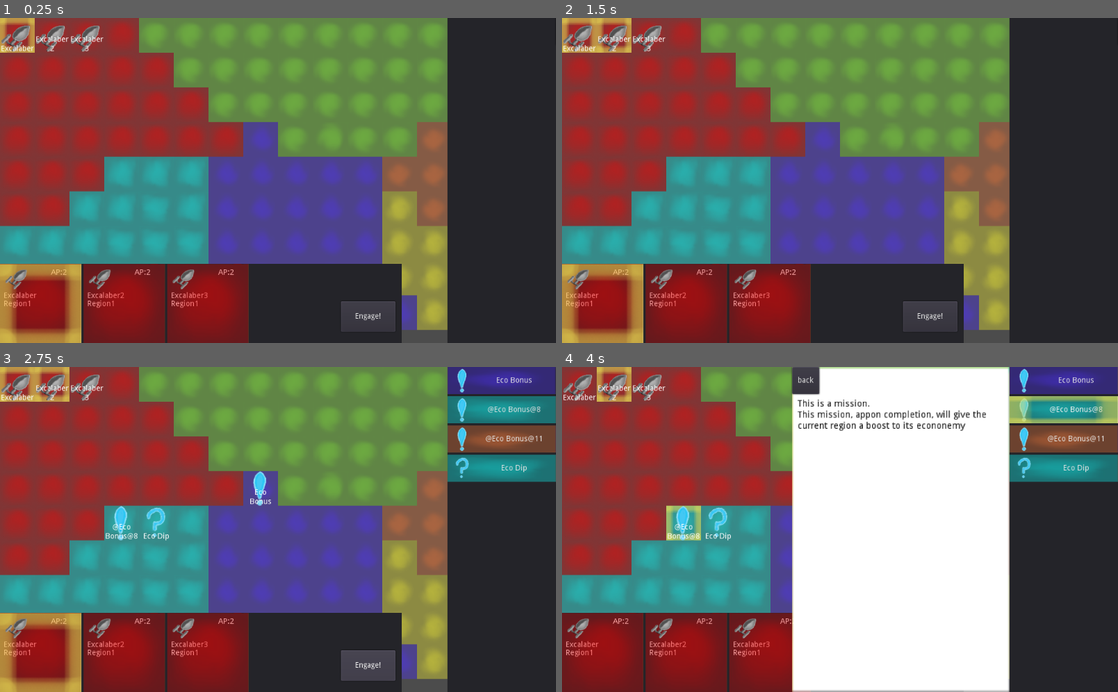
Above: before the commit, frames 1-4 (two rows, left to right).
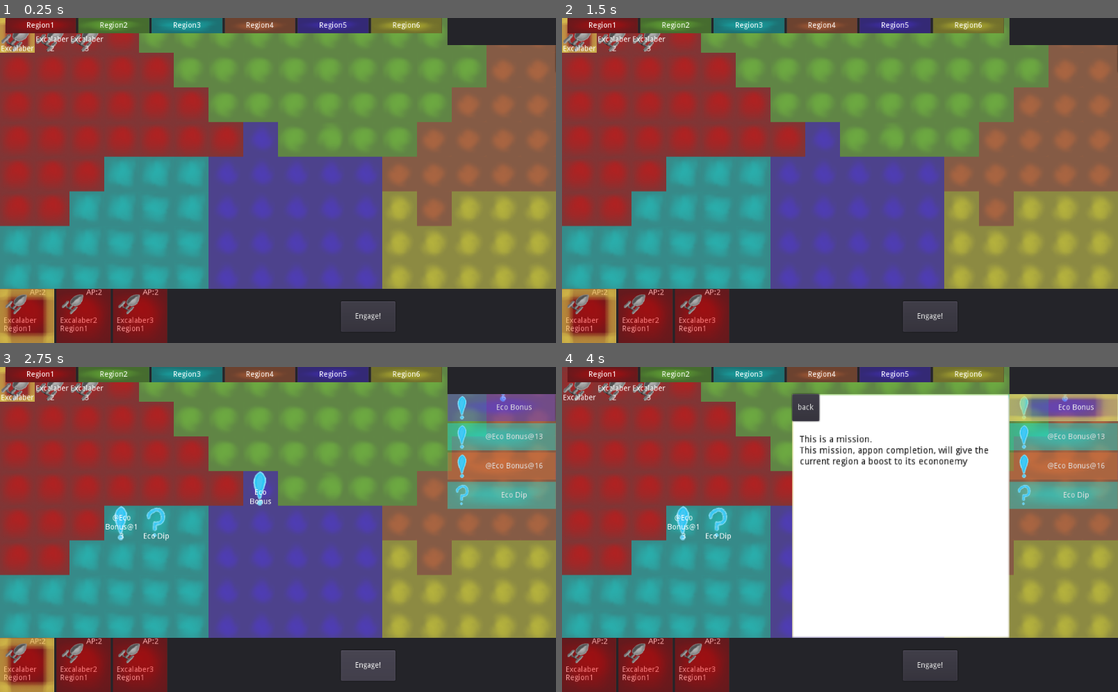
Above: after the commit, the same moments.

Repository: AngryMajor/StarShipGame
Game: Godot game, scene res://General/Main.tscn
Same seed, same stepped clock (60 frames per second), same inputs: the game is played once before the commit and once after it.
Inputs (mouse positions are in pixels of both pictures, inside the frame that each line leads up to):
- Up to frame 1 (0.25 s): no input
- Up to frame 2 (1.5 s): click (600, 24) at 0.5 s, where only the run after the commit has a clickable "Region1"; click (600, 304) at 1.27 s
- Up to frame 3 (2.75 s): click "Engage!" at 2 s
- Up to frame 4 (4 s): click "Eco Bonus" at 2.75 s; click (1062, 409) at 3.5 s, where only the run before the commit has a clickable "@Eco Bonus@8"

The runs differ from the first frame. In frame 1, 30% of the frame differs, in the area x 0-100%, y 0-100%; in frame 2, 31%; in frame 3, 32%; in frame 4, 38%.

Commit message:
added basic RegionList UI and re arranged ui to fit it

Diff:
--- a/General/HighlightComp.gd
+++ b/General/HighlightComp.gd
@@ -60,8 +60,8 @@
 	else:
 		var old_selection_coords = selected_coords
 		selected_coords = null
-		emit_signal("data_updated",old_selection_coords)
-
+		if old_selection_coords != null:
+			emit_signal("data_updated",old_selection_coords)
 
 
 func set_selected(coord):
--- a/General/Main.tscn
+++ b/General/Main.tscn
@@ -14,6 +14,8 @@
 [ext_resource path="res://General/MissionDetailsUI.gd" type="Script" id=12]
 [ext_resource path="res://General/ShipPannel.gd" type="Script" id=13]
 [ext_resource path="res://General/DeselectButton.gd" type="Script" id=14]
+[ext_resource path="res://RegionCard.tscn" type="PackedScene" id=15]
+[ext_resource path="res://General/RegionList.gd" type="Script" id=16]
 [ext_resource path="res://MouseController/MouseStates/RegionInspect.gd" type="Script" id=17]
 [ext_resource path="res://MouseController/MouseStates/TestState.gd" type="Script" id=18]
 [ext_resource path="res://MouseController/MouseStates/MisssionInspector.gd" type="Script" id=19]
@@ -65,10 +67,7 @@
 anchor_top = 1.0
 anchor_right = 1.0
 anchor_bottom = 1.0
-margin_top = -146.0
-margin_right = -284.0
-margin_bottom = 2.0
-rect_min_size = Vector2( 0, 100 )
+margin_top = -100.0
 script = ExtResource( 13 )
 __meta__ = {
 "_edit_group_": true
@@ -99,34 +98,38 @@
 script = ExtResource( 9 )
 
 [node name="MissionList" parent="GUILayer" instance=ExtResource( 5 )]
+margin_bottom = -100.0
 _MissionList = NodePath("../../World/Components/MissionComp/MissionList")
 
-[node name="MissionDetails" type="Control" parent="GUILayer"]
+[node name="MissionDetails" type="Control" parent="GUILayer/MissionList"]
 anchor_left = 1.0
 anchor_right = 1.0
 anchor_bottom = 1.0
+margin_right = 400.0
 rect_min_size = Vector2( 400, 0 )
 script = ExtResource( 12 )
 
-[node name="TextureRect" type="TextureRect" parent="GUILayer/MissionDetails"]
+[node name="TextureRect" type="TextureRect" parent="GUILayer/MissionList/MissionDetails"]
 anchor_right = 1.0
 anchor_bottom = 1.0
+margin_top = 50.0
 texture = SubResource( 1 )
 expand = true
 
-[node name="Button" type="Button" parent="GUILayer/MissionDetails"]
+[node name="Button" type="Button" parent="GUILayer/MissionList/MissionDetails"]
+margin_top = 50.0
 margin_right = 50.0
-margin_bottom = 50.0
+margin_bottom = 100.0
 text = "back"
 script = ExtResource( 14 )
 
-[node name="TextBlock" type="Label" parent="GUILayer/MissionDetails"]
+[node name="TextBlock" type="Label" parent="GUILayer/MissionList/MissionDetails"]
 modulate = Color( 0, 0, 0, 1 )
 anchor_right = 1.0
-margin_left = 10.0
-margin_top = 60.0
-margin_right = -84.0
-margin_bottom = 295.0
+margin_left = 14.0
+margin_top = 126.0
+margin_right = -80.0
+margin_bottom = 361.0
 rect_scale = Vector2( 1.2, 1.2 )
 text = "asdf
 adsf
@@ -144,4 +147,18 @@
 gv"
 autowrap = true
 
+[node name="RegionList" type="Panel" parent="GUILayer"]
+anchor_right = 1.0
+margin_left = 10.0
+margin_right = -210.0
+margin_bottom = 28.0
+rect_min_size = Vector2( 0, 20 )
+script = ExtResource( 16 )
+_regionList = NodePath("../../World/RegionsMap/RegionList")
+_regionCard = ExtResource( 15 )
+
+[node name="HBoxContainer" type="HBoxContainer" parent="GUILayer/RegionList"]
+anchor_right = 1.0
+anchor_bottom = 1.0
+
 [editable path="World"]
--- /dev/null
+++ b/General/RegionList.gd
@@ -0,0 +1,10 @@
+extends Panel
+
+export(NodePath) var _regionList
+export(PackedScene) var _regionCard
+
+func _ready():
+	for region in get_node(_regionList).get_children():
+		var regionCard = _regionCard.instance()
+		regionCard.init(region)
+		$HBoxContainer.add_child(regionCard)
--- a/MissionListUI.gd
+++ b/MissionListUI.gd
@@ -1,4 +1,4 @@
-extends Panel
+extends Control
 
 export(PackedScene) var missionCard : PackedScene
 
--- a/MissionListUI.tscn
+++ b/MissionListUI.tscn
@@ -3,7 +3,7 @@
 [ext_resource path="res://MissionCard.tscn" type="PackedScene" id=1]
 [ext_resource path="res://MissionListUI.gd" type="Script" id=2]
 
-[node name="MissionList" type="Panel"]
+[node name="MissionList" type="Control"]
 anchor_left = 1.0
 anchor_right = 1.0
 anchor_bottom = 1.0
@@ -12,6 +12,11 @@
 script = ExtResource( 2 )
 missionCard = ExtResource( 1 )
 
+[node name="Topper" type="Panel" parent="."]
+anchor_right = 1.0
+rect_min_size = Vector2( 0, 50 )
+
 [node name="VBoxContainer" type="VBoxContainer" parent="."]
 anchor_right = 1.0
 anchor_bottom = 1.0
+margin_top = 50.0
--- /dev/null
+++ b/RegionCard.gd
@@ -0,0 +1,12 @@
+extends TextureButton
+
+export(Texture) var baseTexture
+
+func init(region:Region):
+	$NameLabel.text = region.name
+	var tex = AtlasTexture.new() as AtlasTexture
+	tex.atlas = baseTexture
+	tex.region.size = Vector2(64,64)
+	tex.region.position.y = 128
+	tex.region.position.x = 64 * region.id
+	self.texture_normal = tex
--- /dev/null
+++ b/RegionCard.tscn
@@ -0,0 +1,27 @@
+[gd_scene load_steps=4 format=2]
+
+[ext_resource path="res://General/ShipCommandGameTiles.png" type="Texture" id=1]
+[ext_resource path="res://RegionCard.gd" type="Script" id=2]
+
+[sub_resource type="AtlasTexture" id=2]
+flags = 4
+atlas = ExtResource( 1 )
+region = Rect2( 0, 128, 64, 64 )
+
+[node name="RegionCard" type="TextureButton"]
+margin_right = 100.0
+margin_bottom = 50.0
+rect_min_size = Vector2( 100, 0 )
+rect_pivot_offset = Vector2( -285, -102 )
+size_flags_horizontal = 3
+texture_normal = SubResource( 2 )
+expand = true
+script = ExtResource( 2 )
+baseTexture = ExtResource( 1 )
+
+[node name="NameLabel" type="Label" parent="."]
+anchor_right = 1.0
+anchor_bottom = 1.0
+text = "Region1"
+align = 1
+valign = 1
--- a/ShipGUICard.tscn
+++ b/ShipGUICard.tscn
@@ -40,25 +40,25 @@
 region = Rect2( 448, 64, 64, 64 )
 
 [node name="ShipCard" type="Control"]
-margin_right = 150.0
-margin_bottom = 150.0
-rect_min_size = Vector2( 150, 150 )
+margin_right = 100.0
+margin_bottom = 100.0
+rect_min_size = Vector2( 100, 100 )
 size_flags_vertical = 3
 script = ExtResource( 2 )
 baseTexture = ExtResource( 1 )
 
 [node name="APText" type="Label" parent="."]
-margin_left = 94.0
-margin_top = 9.0
-margin_right = 159.0
-margin_bottom = 23.0
+anchor_left = 1.0
+anchor_right = 1.0
+margin_left = -45.0
+margin_bottom = 14.0
 text = "AP:"
 
 [node name="APLable" type="Label" parent="."]
-margin_left = 115.0
-margin_top = 9.0
-margin_right = 180.0
-margin_bottom = 23.0
+anchor_left = 1.0
+anchor_right = 1.0
+margin_left = -24.0
+margin_bottom = 14.0
 text = "111"
 
 [node name="ShipLabel" type="Label" parent="."]
Not shown, changed: .mono/metadata/ide_messaging_meta.txt
Not shown: 1 places in General/Main.tscn that only renumber resources
